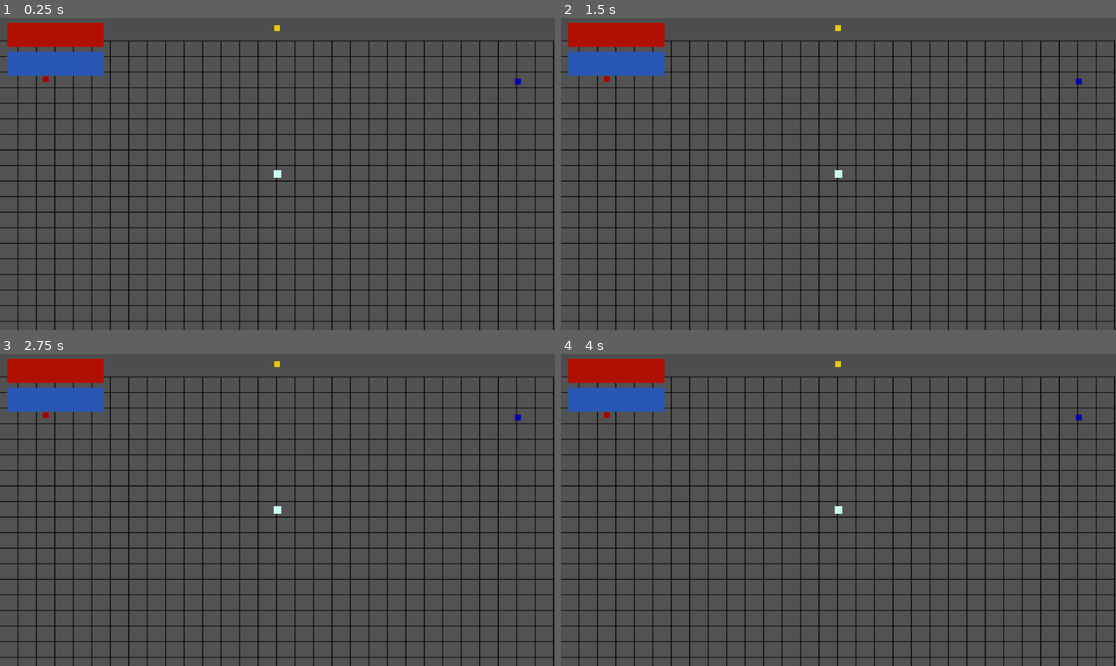
Above: before the commit, frames 1-4 (two rows, left to right).
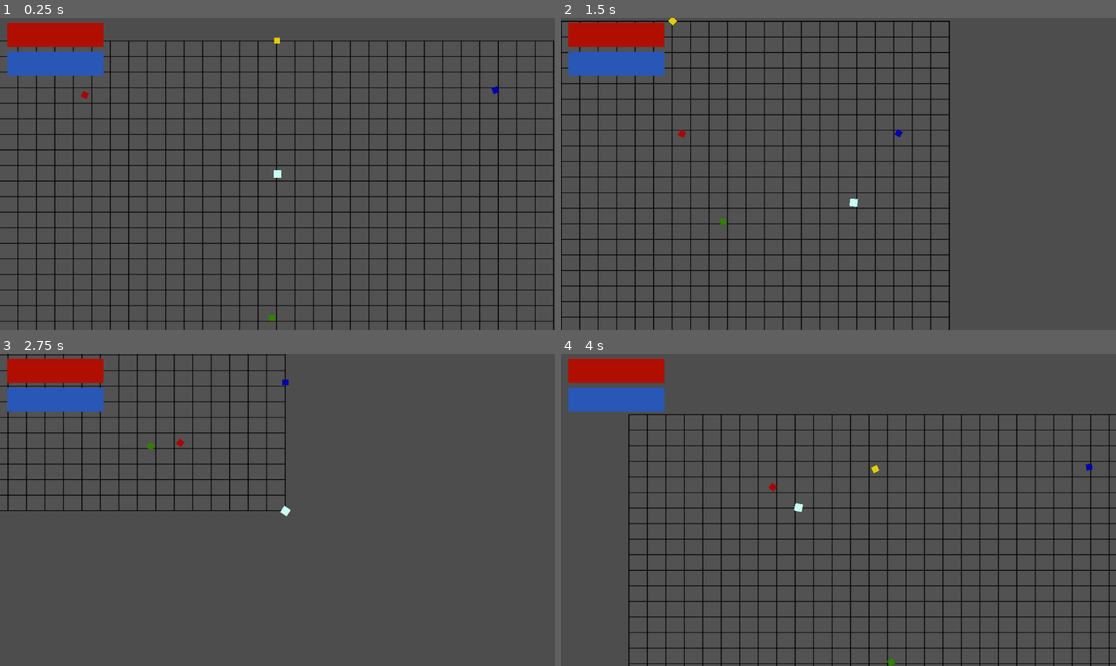
Above: after the commit, the same moments.

Repository: EmpexOri/OperationHavok
Game: Godot game, scene res://Scenes/PlaygroundScene.tscn
The game is run twice, just before and just after one commit, with the same random seed, the same clock (stepped at 60 frames per second) and the same inputs.
Inputs (mouse positions are in pixels of both pictures, inside the frame that each line leads up to):
- Up to frame 1 (0.25 s): no input
- Up to frame 2 (1.5 s): move the mouse to (960, 158) at 0.52 s; hold D (right) 0.53-1.28 s; click (960, 158) at 0.6 s; move the mouse to (727, 189) at 1.27 s; hold S (down) from 1.28 s (still down); click (727, 189) at 1.35 s
- Up to frame 3 (2.75 s): move the mouse to (333, 441) at 2.02 s; release S (down) at 2.03 s; hold D (right) from 2.03 s (still down); click (333, 441) at 2.1 s
- Up to frame 4 (4 s): move the mouse to (810, 572) at 2.77 s; release D (right) at 2.78 s; hold W (up) 2.78-3.53 s; click (810, 572) at 2.85 s; move the mouse to (1005, 556) at 3.52 s; hold A (left) from 3.53 s (still down); click (1005, 556) at 3.6 s

The runs differ from the first frame. In frame 1, 0.2% of the frame differs, in the area x 7-94%, y 2-98%; in frame 2, 17%; in frame 3, 13%; in frame 4, 19%, in the area x 0-100%, y 2-100%.
Error before the commit: Parse Error: Preload file "res://Scenes/bullet.tscn" does not exist. (res://Assets/Scripts/Player)
Error after the commit: Invalid call. Nonexistent function 'instantiate' in base 'GDScript'. (res://Assets/Scripts/Player)

Commit message:
fixed scripts (still debugging)

Diff:
--- a/Assets/Scripts/Enemy/enemy.gd
+++ b/Assets/Scripts/Enemy/enemy.gd
@@ -1,7 +1,7 @@
 extends CharacterBody2D
 
 var Speed = 350
-var Enemy = preload("res://Scenes/enemy.tscn")
+var Enemy = preload("res://Assets/Scripts/Enemy/enemy.gd")
 
 func _ready():
 	pass
--- a/Assets/Scripts/Enemy/enemy2.gd
+++ b/Assets/Scripts/Enemy/enemy2.gd
@@ -1,11 +1,11 @@
 extends CharacterBody2D
 
 var Speed = 200
-var Enemy = preload("res://Scenes/enemy_2.tscn")
+var Enemy = preload("res://Assets/Scripts/Enemy/enemy2.gd")
 var OrbitSpeed = 50
 var OrbitDirection
 var BulletSpeed = 800
-var Bullet = preload("res://Scenes/bullet.tscn")
+var Bullet = preload("res://Assets/Scripts/Player Scripts/bullet.gd")
 
 func _ready():
 	OrbitDirection = [-1, 1].pick_random()
--- a/Assets/Scripts/Enemy/enemy3.gd
+++ b/Assets/Scripts/Enemy/enemy3.gd
@@ -1,7 +1,7 @@
 extends CharacterBody2D
 
 var Speed = 175
-var Enemy = preload("res://Scenes/enemy_3.tscn")
+var Enemy = preload("res://Assets/Scripts/Enemy/enemy3.gd")
 
 func _ready():
 	start_timer()
--- a/Assets/Scripts/Enemy/enemy4.gd
+++ b/Assets/Scripts/Enemy/enemy4.gd
@@ -1,9 +1,9 @@
 extends CharacterBody2D
 
 var Speed = 250
-var Enemy = preload("res://Scenes/enemy_4.tscn")
+var Enemy = preload("res://Assets/Scripts/Enemy/enemy4.gd")
 var BulletSpeed = 800
-var Bullet = preload("res://Scenes/bullet.tscn")
+var Bullet = preload("res://Assets/Scripts/Player Scripts/bullet.gd")
 
 func _ready():
 	start_firing_timer()
--- a/Assets/Scripts/Player Scripts/player.gd
+++ b/Assets/Scripts/Player Scripts/player.gd
@@ -2,7 +2,7 @@
 
 var MoveSpeed = 500
 var BulletSpeed = 2000
-var Bullet = preload("res://Scenes/bullet.tscn")
+var Bullet = preload("res://Assets/Scripts/Player Scripts/bullet.gd")
 
 func _ready():
 	pass
